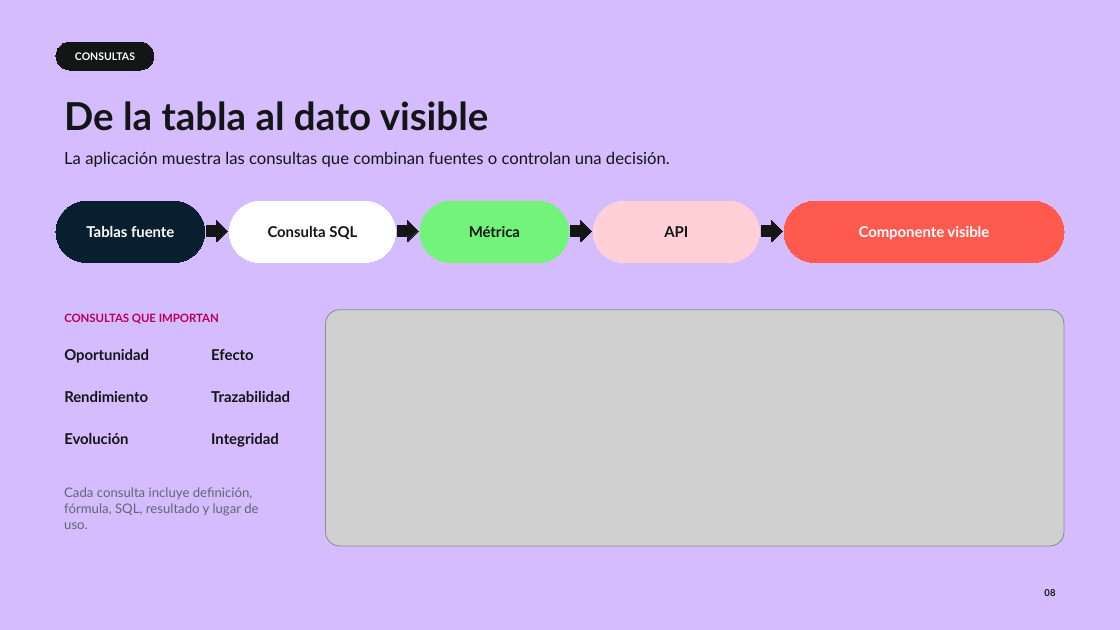
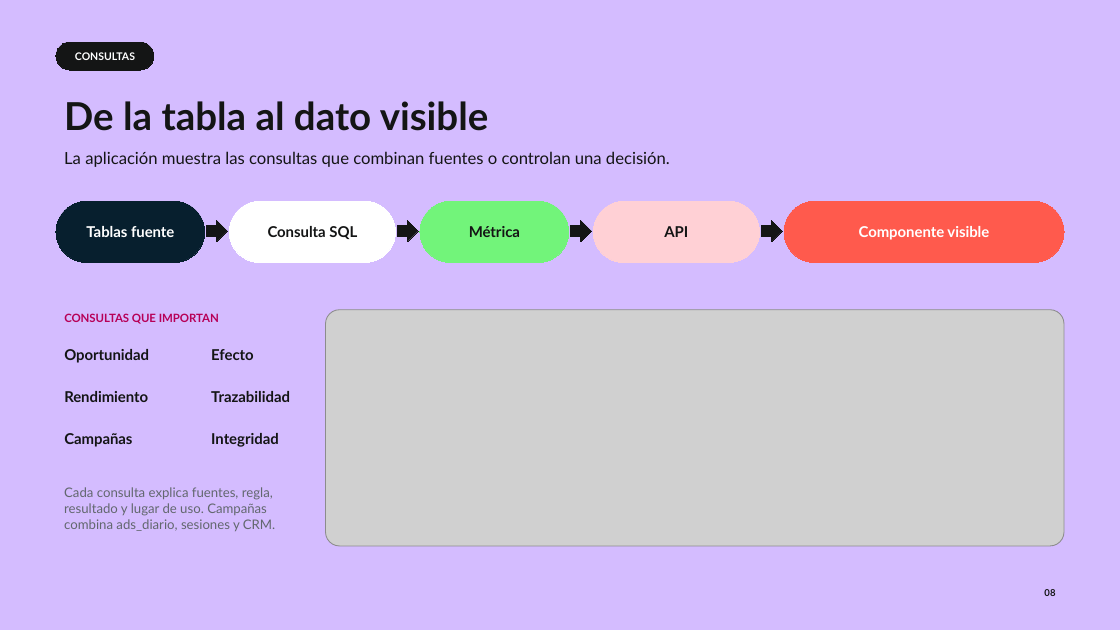
Before and after one commit to haykbit/qida-growth-intelligence, a slide deck: slide 8 of docs/product/qida-growth-intelligence.pptx. Drawn at 1120x630 pixels with LibreOffice and Linux fonts; fonts in the diff are those of the drawing; grey boxes stand for pictures. Boxes give left, top, right and bottom in pixels: in the first picture for what was removed or moved away, otherwise in the second. Text is boxed around its words. In the diff, an @@ line names an element or a change of style, - is before the commit and + after.

```diff
--- a/docs/product/qida-growth-intelligence.pptx
+++ b/docs/product/qida-growth-intelligence.pptx
@@ text at bbox=[64, 433, 132, 447]: text changed @@
-Evolución
+Campañas
@@ text at bbox=[64, 487, 275, 531]: text changed @@
-Cada consulta incluye definición, fórmula, SQL, resultado y lugar de uso.
+Cada consulta explica fuentes, regla, resultado y lugar de uso. Campañas combina ads_diario, sesiones y CRM.
```
Also in this commit, not shown: 2 other slides changed, 1 other file.
